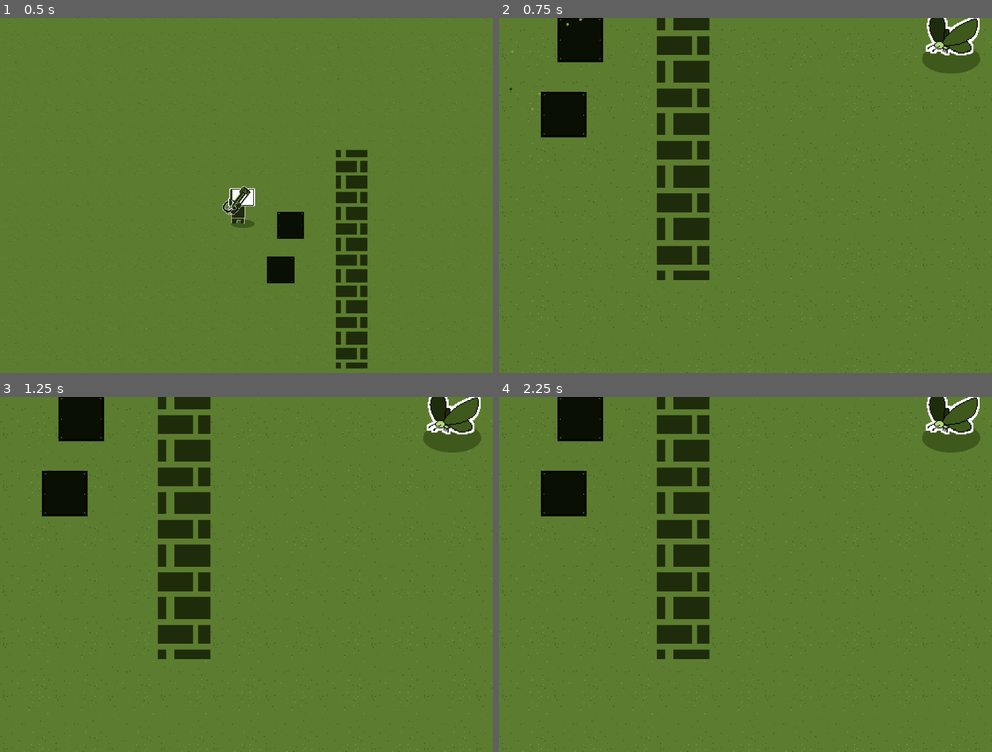
Above: before the commit, frames 1-4 (two rows, left to right).
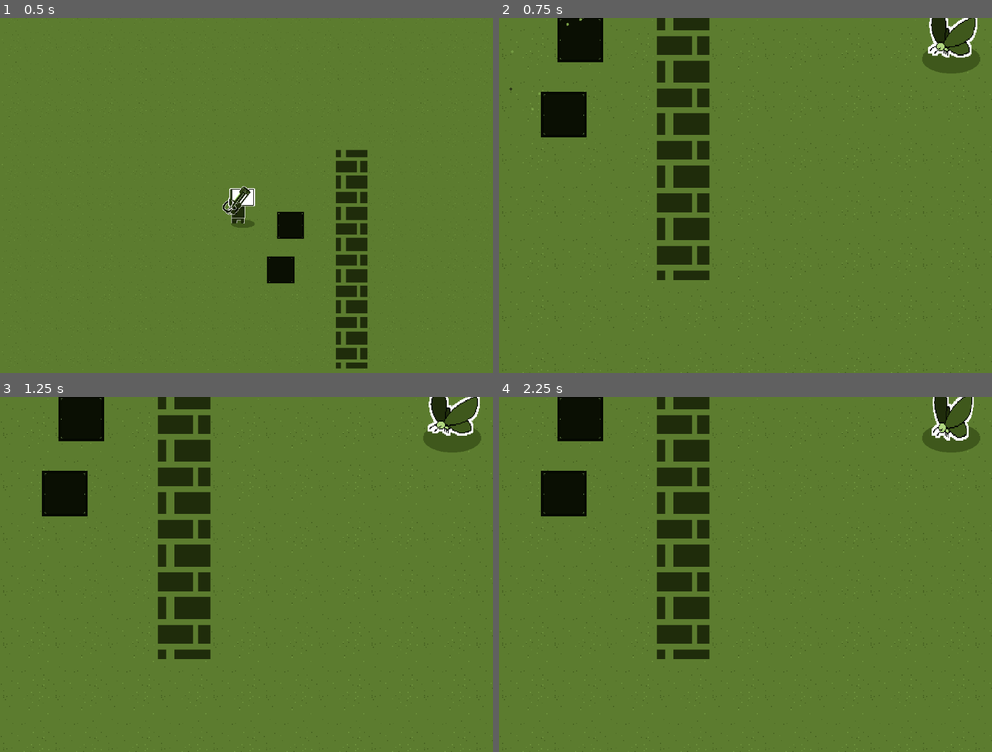
Above: after the commit, the same moments.

Repository: DeadM4nn/DeadmannGame
Game: Godot game, scene res://Levels/TestLevel/node_2d.tscn
The game is run twice, just before and just after one commit, with the same random seed, the same clock (stepped at 60 frames per second) and the same inputs.
Inputs (mouse positions are in pixels of both pictures, inside the frame that each line leads up to):
- Up to frame 1 (0.5 s): no input
- Up to frame 2 (0.75 s): tap Enter at 0.5 s; move the mouse to (853, 177) at 0.52 s; hold Right (ui_right) from 0.53 s (still down); hold Space (test_button) from 0.53 s (still down)
- Up to frame 3 (1.25 s): keep holding Right (ui_right); keep holding Space (test_button)
- Up to frame 4 (2.25 s): move the mouse to (646, 592) at 1.27 s; release Right (ui_right) at 1.28 s; release Space (test_button) at 1.28 s; hold Down (ui_down) 1.28-2.03 s; click (646, 592) at 1.35 s; tap Space (test_button) at 1.55 s; move the mouse to (794, 496) at 2.02 s; hold Right (ui_right) from 2.03 s (still down); hold Space (test_button) from 2.03 s (still down)

Frame 1 is identical in both runs. In frame 2, 0.5% of the frame differs, in the area x 86-98%, y 0-12%; in frame 3, 0.3%; in frame 4, 0.7%, in the area x 86-98%, y 0-13%.

Commit message:
Added Is_Collidable

Diff:
--- a/Element/Player/PlayerControl.gd
+++ b/Element/Player/PlayerControl.gd
@@ -89,14 +89,6 @@
 		is_flipped = false
 
 
-#	## To push Swappables Around
-#	if is_moving: # true if collided
-#		for i in get_slide_collision_count():
-#			var col = get_slide_collision(i)
-#			if col.get_collider() is RigidBody2D:
-#				col.get_collider().apply_force(col.get_normal() * -500)
-
-
 ## Assigns the state. Please specify the state behaviour inside STATE Node
 func set_state(new_state : STATES) -> bool:
 
@@ -146,7 +138,6 @@
 
 ## Destroy Self if Body is dangerous
 func _check_death(body):
-	print("Entered")
 	if body.is_inside_tree():
 		var parent_body = body.get_parent()
 		if parent_body is Swappable and parent_body.behaviour_value[Swappable.BEHAVIOURS.IS_DANGEROUS]:
--- a/Element/Player/player.tscn
+++ b/Element/Player/player.tscn
@@ -211,6 +211,7 @@
 
 [node name="Player" type="CharacterBody2D"]
 collision_mask = 2
+platform_on_leave = 2
 script = ExtResource("1_hsark")
 ZOOM_MAX = 2.0
 
--- a/Element/Swappable/base_swappable.gd
+++ b/Element/Swappable/base_swappable.gd
@@ -9,12 +9,16 @@
 @export var flying : bool = false
 @export var chasing : bool = false
 @export var dangerous : bool = false
+@export var voletile : bool = false
+@export var wall : bool = false
 
 
 @export_category("Swappable Base Property")
 ## Specifies how strong the Swappable will jump towards the player
 @export var jump_force : float = 0
 
+
+var is_flipped = false
 
 ## The pointer that points to the player
 var player : Player = null
@@ -26,12 +30,16 @@
 	IS_FLYING, # Uncollidable to Walls
 	IS_CHASING, # Makes Incremental Movement Towars The Player
 	IS_DANGEROUS,
+	IS_VOLETILE,
+	IS_WALL,
 }
 
 var behaviour_value : Dictionary = {
 	BEHAVIOURS.IS_FLYING : false,
 	BEHAVIOURS.IS_CHASING : false, # Makes Incremental Movement Towars The Player
 	BEHAVIOURS.IS_DANGEROUS : false,
+	BEHAVIOURS.IS_VOLETILE : false,
+	BEHAVIOURS.IS_WALL : false
 }
 
 # Called when the node enters the scene tree for the first time.
@@ -39,12 +47,16 @@
 	behaviour_value[BEHAVIOURS.IS_FLYING] = flying
 	behaviour_value[BEHAVIOURS.IS_CHASING] = chasing
 	behaviour_value[BEHAVIOURS.IS_DANGEROUS] = dangerous
+	behaviour_value[BEHAVIOURS.IS_VOLETILE] = voletile
+	behaviour_value[BEHAVIOURS.IS_WALL] = wall
 
 	set_behaviour()
 
 
 # Called every frame. 'delta' is the elapsed time since the previous frame.
 func _process(delta):
+
+	var old_sprite_flip_h = sprite.flip_h
 
 	## Constantly point to player if player is in the range
 	if player != null and behaviour_value[BEHAVIOURS.IS_CHASING]:
@@ -54,6 +66,11 @@
 		else:
 			sprite.flip_h = true
 
+		## Flip the skipp
+		if not sprite.flip_h and $Sprite/Sprite/Skull.scale.x < 0:
+			$Sprite/Sprite/Skull.scale.x *= -1
+		elif sprite.flip_h and $Sprite/Sprite/Skull.scale.x >= 0 :
+			$Sprite/Sprite/Skull.scale.x *= -1
 
 # Apply the changes made to the is_flags
 func set_behaviour():
@@ -68,6 +85,27 @@
 		# Make it collidable with walls
 		set_collision_mask_value(2, true)
 
+	# If the Swappable is dangerous
+	if behaviour_value[BEHAVIOURS.IS_DANGEROUS]:
+		$Sprite/Sprite/Skull.visible = true
+	else:
+		$Sprite/Sprite/Skull.visible = false
+
+	# If the Swappable is voletile
+	if behaviour_value[BEHAVIOURS.IS_VOLETILE]:
+		sprite.use_parent_material = false
+	else:
+		sprite.use_parent_material = true
+
+	# If the Swappable is wall
+	if behaviour_value[BEHAVIOURS.IS_WALL]:
+		freeze = true
+		$Wall/Shape.call_deferred("set_disabled", false)
+	else:
+		freeze = false
+		$Wall/Shape.call_deferred("set_disabled", true)
+
+
 
 func jump():
 	if behaviour_value[BEHAVIOURS.IS_CHASING] and player != null:
@@ -78,8 +116,10 @@
 func _check_body_entered_for_player(body):
 	if body is Player:
 		player = body
-		$Audio/Up.play()
-		$ChatAnimation.play("Open")
+
+		if behaviour_value[BEHAVIOURS.IS_CHASING]:
+			$Audio/Up.play()
+			$ChatAnimation.play("Open")
 
 
 ## Forgets the player
@@ -87,14 +127,27 @@
 	if body == player:
 		player = null
 		sleeping = true
-		$Audio/Down.play()
-		$ChatAnimation.play_backwards("Open")
+
+		if behaviour_value[BEHAVIOURS.IS_CHASING]:
+			$Audio/Down.play()
+			$ChatAnimation.play_backwards("Open")
 
 
 ## If Player Touches Item
 func _on_touch(body):
+	print("Entered")
+	if behaviour_value[BEHAVIOURS.IS_VOLETILE]:
+		destroy_self()
 
-	## If touched player
-	if behaviour_value[BEHAVIOURS.IS_DANGEROUS] and body is Player:
-		danger_touched_player.emit()
-		print("Kill Player")
+
+func destroy_self():
+	## Load explood
+	var explosion = preload("res://Element/Explosion/Explosion.tscn").instantiate()
+
+	## Put Explosion
+	explosion.global_position = global_position
+
+	## Exist Explosion
+	get_tree().root.add_child(explosion)
+
+	queue_free()
--- a/Element/Swappable/base_swappable.tscn
+++ b/Element/Swappable/base_swappable.tscn
@@ -1,14 +1,14 @@
-[gd_scene load_steps=24 format=3 uid="uid://yfvcmsf6ldym"]
+[gd_scene load_steps=26 format=3 uid="uid://yfvcmsf6ldym"]
 
 [ext_resource type="Script" path="res://Element/Swappable/base_swappable.gd" id="1_sn41v"]
 [ext_resource type="Texture2D" uid="uid://cpvn6q40o3byt" path="res://Asset/Swappables/Bug.png" id="1_uodgk"]
 [ext_resource type="Texture2D" uid="uid://bo8x2vv0ov2ci" path="res://Asset/Sprite/Shadow.png" id="2_vqnaf"]
+[ext_resource type="Texture2D" uid="uid://b10lgryf2f00m" path="res://Asset/Sprite/Skull.png" id="4_dw7a1"]
 [ext_resource type="Texture2D" uid="uid://bl5ufipwdswcv" path="res://Asset/Sprite/Chat.png" id="4_iswoc"]
 [ext_resource type="AudioStream" uid="uid://wd8rug5b1g0x" path="res://SoundFX/Kenny/highUp.ogg" id="5_ptr2d"]
 [ext_resource type="AudioStream" uid="uid://dcxgse1hoo20i" path="res://SoundFX/Kenny/highDown.ogg" id="6_qc57a"]
 
 [sub_resource type="PhysicsMaterial" id="PhysicsMaterial_cu6ri"]
-bounce = 1.0
 
 [sub_resource type="Shader" id="Shader_vr1m6"]
 code = "shader_type canvas_item;
@@ -36,7 +36,7 @@
 
 [sub_resource type="ShaderMaterial" id="ShaderMaterial_blx8c"]
 shader = SubResource("Shader_vr1m6")
-shader_parameter/dissolve_value = 1.0
+shader_parameter/dissolve_value = 0.341
 shader_parameter/dissolve_texture = SubResource("NoiseTexture2D_fe0jd")
 
 [sub_resource type="CircleShape2D" id="CircleShape2D_u352e"]
@@ -159,6 +159,9 @@
 
 [sub_resource type="CircleShape2D" id="CircleShape2D_el2j4"]
 radius = 63.3877
+
+[sub_resource type="RectangleShape2D" id="RectangleShape2D_2vmo7"]
+size = Vector2(122, 134)
 
 [node name="BaseSwappable" type="RigidBody2D"]
 collision_layer = 2147483648
@@ -166,6 +169,7 @@
 physics_material_override = SubResource("PhysicsMaterial_cu6ri")
 gravity_scale = 0.0
 lock_rotation = true
+freeze = true
 script = ExtResource("1_sn41v")
 dangerous = true
 jump_force = 100.0
@@ -183,10 +187,17 @@
 
 [node name="Sprite" type="Sprite2D" parent="Sprite"]
 material = SubResource("ShaderMaterial_blx8c")
+use_parent_material = true
 texture = ExtResource("1_uodgk")
 
+[node name="Skull" type="Sprite2D" parent="Sprite/Sprite"]
+visible = false
+position = Vector2(0.446114, 1.93689)
+scale = Vector2(0.703242, 0.703242)
+texture = ExtResource("4_dw7a1")
+offset = Vector2(-28.695, 17.47)
+
 [node name="CollisionShape2D" type="CollisionShape2D" parent="."]
-visible = false
 scale = Vector2(1.17023, 1.17023)
 shape = SubResource("CircleShape2D_u352e")
 
@@ -196,8 +207,7 @@
 autostart = true
 
 [node name="EyeSight" type="Area2D" parent="."]
-visible = false
-collision_mask = 16777216
+collision_mask = 16777217
 
 [node name="CollisionShape2D" type="CollisionShape2D" parent="EyeSight"]
 shape = SubResource("CircleShape2D_30520")
@@ -236,7 +246,6 @@
 stream = ExtResource("6_qc57a")
 
 [node name="Touch" type="Area2D" parent="."]
-visible = false
 collision_layer = 128
 collision_mask = 64
 
@@ -244,7 +253,13 @@
 visible = false
 shape = SubResource("CircleShape2D_el2j4")
 
+[node name="Wall" type="StaticBody2D" parent="."]
+collision_layer = 2
+
+[node name="Shape" type="CollisionShape2D" parent="Wall"]
+shape = SubResource("RectangleShape2D_2vmo7")
+
 [connection signal="timeout" from="JumpInterval" to="." method="jump"]
 [connection signal="body_entered" from="EyeSight" to="." method="_check_body_entered_for_player"]
 [connection signal="body_exited" from="EyeSight" to="." method="_forget_player"]
-[connection signal="body_entered" from="Touch" to="." method="_on_touch"]
+[connection signal="area_entered" from="Touch" to="." method="_on_touch"]
--- a/Levels/TestLevel/node_2d.tscn
+++ b/Levels/TestLevel/node_2d.tscn
@@ -84,8 +84,25 @@
 position = Vector2(1673, -143)
 scale = Vector2(2.34623, 1.13152)
 
-[node name="BaseSwappable" parent="." instance=ExtResource("6_ukruq")]
+[node name="Fly" parent="." instance=ExtResource("6_ukruq")]
 position = Vector2(994, 35)
+flying = true
+dangerous = false
+
+[node name="Fly2" parent="." instance=ExtResource("6_ukruq")]
+position = Vector2(1168, 139)
+chasing = true
+dangerous = false
+
+[node name="Fly3" parent="." instance=ExtResource("6_ukruq")]
+position = Vector2(1338, 251)
+dangerous = false
+wall = true
+
+[node name="Fly4" parent="." instance=ExtResource("6_ukruq")]
+position = Vector2(1487, 349)
+dangerous = false
+voletile = true
 
 [node name="Industructibe" parent="." instance=ExtResource("7_hyvd4")]
 position = Vector2(178, 47)
Binary file added: Asset/Sprite/Skull.png
Not shown, added: Asset/Sprite/Skull.png.import
